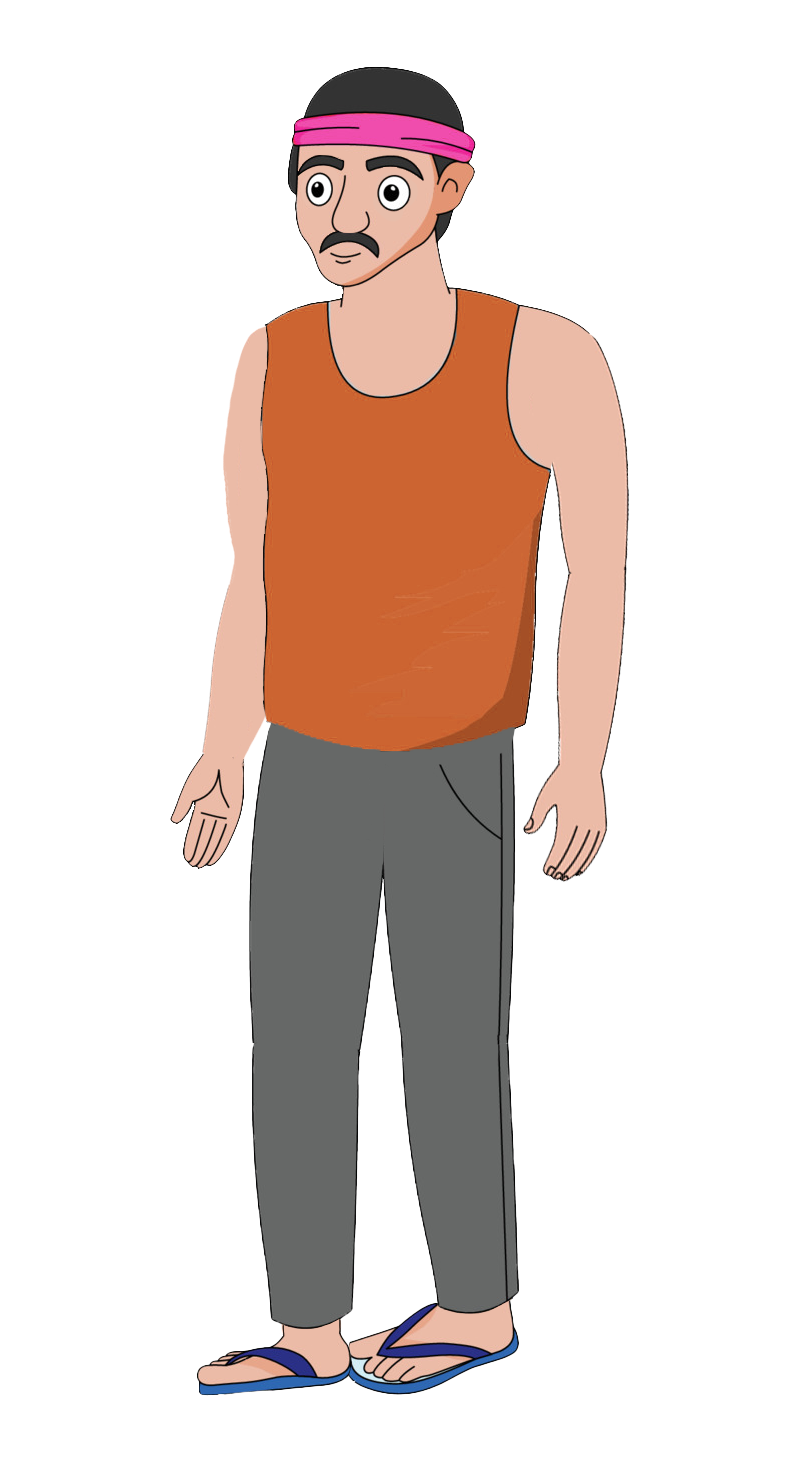
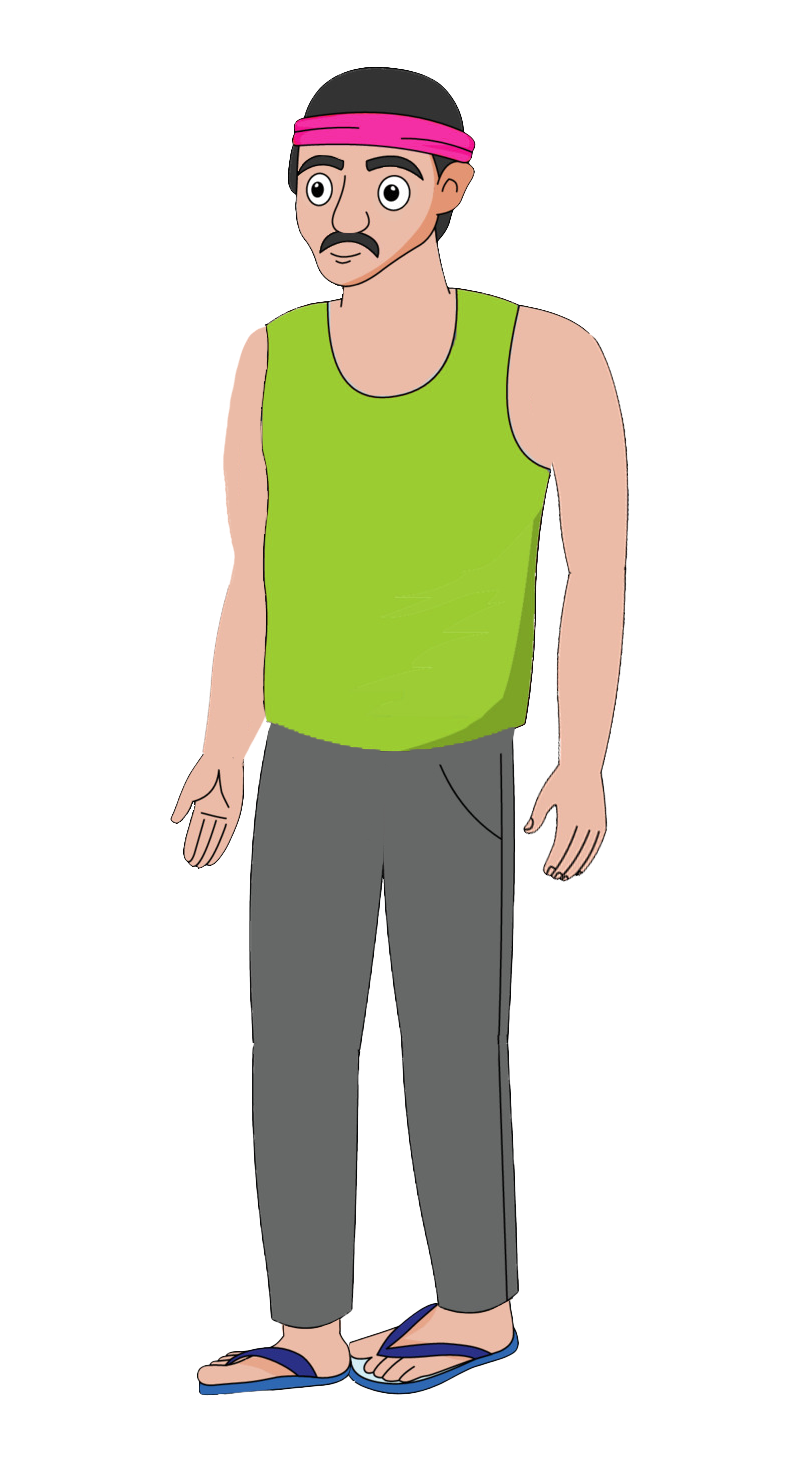
Two versions of the same layered image (789×1459). Layer-by-layer changes:
pixels changed over [262, 113, 550, 752] (layer not identified)